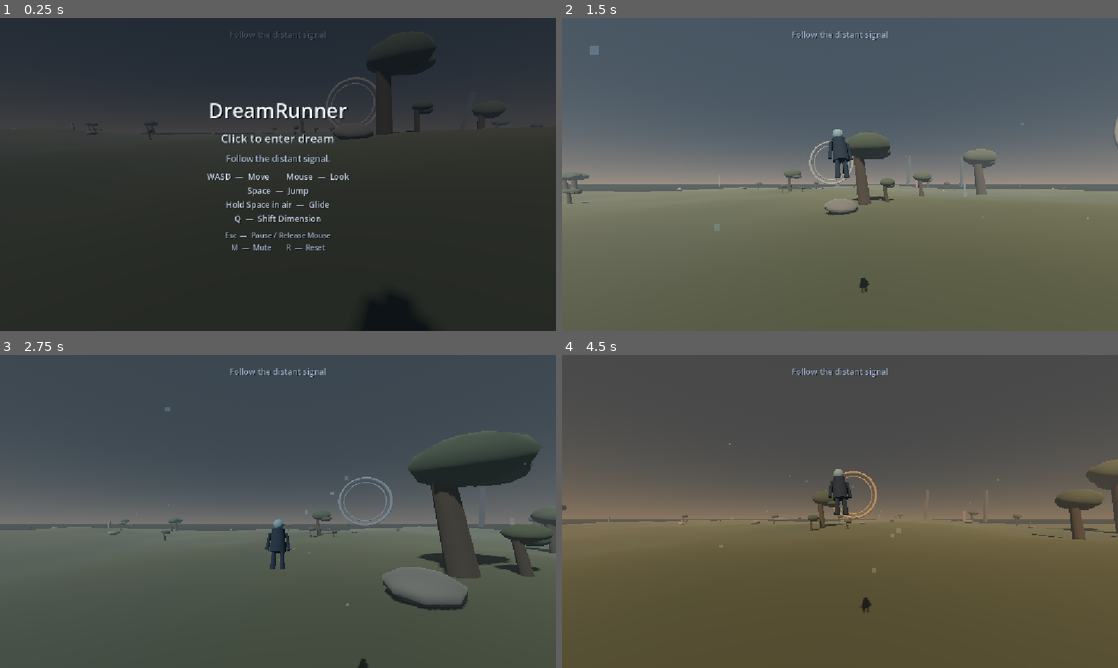
Above: before the commit, frames 1-4 (two rows, left to right).
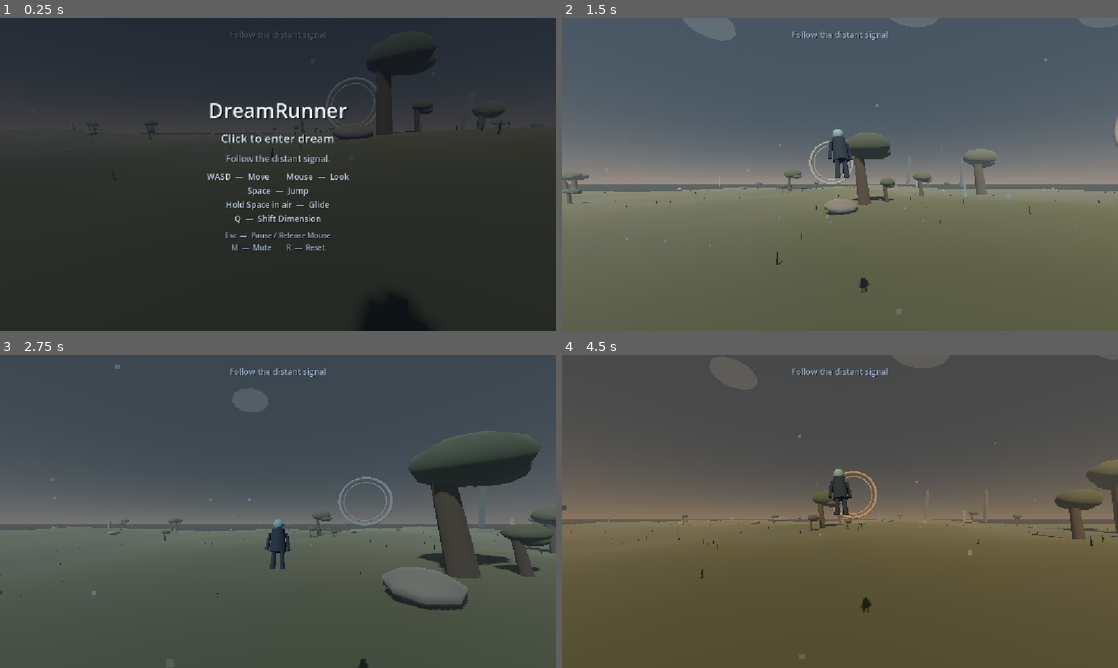
Above: after the commit, the same moments.

Repository: nimanimanima-rgb/DreamRunner
Game: Godot game, scene res://scenes/Game.tscn
The game is run twice, just before and just after one commit, with the same random seed, the same clock (stepped at 60 frames per second) and the same inputs.
Inputs (mouse positions are in pixels of both pictures, inside the frame that each line leads up to):
- Up to frame 1 (0.25 s): no input
- Up to frame 2 (1.5 s): tap Enter at 0.5 s; move the mouse to (812, 237) at 0.52 s; hold Q (shift_dimension) 0.53-1.28 s; hold W (move_forward) from 0.53 s (still down); click (812, 237) at 0.67 s; tap Space (jump) at 0.77 s; move the mouse to (878, 177) at 1.27 s; tap M at 1.35 s
- Up to frame 3 (2.75 s): keep holding W (move_forward); tap Space (jump) at 1.52 s; move the mouse to (233, 508) at 2.02 s; hold Q (shift_dimension) from 2.03 s (still down)
- Up to frame 4 (4.5 s): move the mouse to (845, 511) at 2.77 s; release W (move_forward) at 2.78 s; release Q (shift_dimension) at 2.78 s; hold A (move_left) 2.78-3.53 s; tap M at 2.85, 4.35 s; click (845, 511) at 2.92 s; tap Space (jump) at 3.02, 3.77 s; move the mouse to (817, 505) at 3.52 s; hold Q (shift_dimension) 3.53-4.28 s; hold W (move_forward) from 3.53 s (still down); move the mouse to (867, 511) at 4.27 s

The runs differ from the first frame. In frame 1, less than 0.1% of the frame differs, in the area x 6-92%, y 32-52%; in frame 2, 0.9%, in the area x 5-100%, y 0-95%; in frame 3, 0.2%; in frame 4, 0.2%.

Commit message:
Add atmospheric asset pack

Diff:
--- /dev/null
+++ b/scenes/props/LampPost.tscn
@@ -0,0 +1,75 @@
+[gd_scene load_steps=9 format=3]
+
+[ext_resource type="Script" path="res://scripts/lamp_post.gd" id="1_lamp"]
+
+[sub_resource type="StandardMaterial3D" id="MetalMaterial"]
+albedo_color = Color(0.19, 0.2, 0.19, 1)
+roughness = 0.92
+
+[sub_resource type="StandardMaterial3D" id="BulbMaterial"]
+shading_mode = 0
+albedo_color = Color(1, 0.56, 0.18, 1)
+emission_enabled = true
+emission = Color(1, 0.56, 0.18, 1)
+emission_energy_multiplier = 0.55
+
+[sub_resource type="StandardMaterial3D" id="PoolMaterial"]
+transparency = 1
+shading_mode = 0
+albedo_color = Color(1, 0.56, 0.18, 0.055)
+emission_enabled = true
+emission = Color(1, 0.56, 0.18, 1)
+emission_energy_multiplier = 0.1
+
+[sub_resource type="CylinderMesh" id="PoleMesh"]
+top_radius = 0.12
+bottom_radius = 0.18
+height = 7.0
+radial_segments = 6
+
+[sub_resource type="BoxMesh" id="ArmMesh"]
+size = Vector3(1.8, 0.16, 0.16)
+
+[sub_resource type="BoxMesh" id="HoodMesh"]
+size = Vector3(0.65, 0.16, 0.55)
+
+[sub_resource type="SphereMesh" id="BulbMesh"]
+radius = 0.22
+height = 0.32
+radial_segments = 8
+rings = 4
+
+[sub_resource type="CylinderMesh" id="PoolMesh"]
+top_radius = 3.8
+bottom_radius = 3.8
+height = 0.035
+radial_segments = 20
+
+[node name="LampPost" type="Node3D"]
+script = ExtResource("1_lamp")
+
+[node name="Pole" type="MeshInstance3D" parent="."]
+position = Vector3(0, 3.5, 0)
+mesh = SubResource("PoleMesh")
+material_override = SubResource("MetalMaterial")
+
+[node name="Arm" type="MeshInstance3D" parent="."]
+position = Vector3(0.78, 6.72, 0)
+rotation = Vector3(0, 0, -0.08)
+mesh = SubResource("ArmMesh")
+material_override = SubResource("MetalMaterial")
+
+[node name="LampHood" type="MeshInstance3D" parent="."]
+position = Vector3(1.6, 6.56, 0)
+mesh = SubResource("HoodMesh")
+material_override = SubResource("MetalMaterial")
+
+[node name="LampBulb" type="MeshInstance3D" parent="."]
+position = Vector3(1.6, 6.38, 0)
+mesh = SubResource("BulbMesh")
+material_override = SubResource("BulbMaterial")
+
+[node name="LightPool" type="MeshInstance3D" parent="."]
+position = Vector3(1.6, 0.06, 0)
+mesh = SubResource("PoolMesh")
+material_override = SubResource("PoolMaterial")
--- a/scripts/dream_atmosphere.gd
+++ b/scripts/dream_atmosphere.gd
@@ -23,11 +23,17 @@
 @export var player_path: NodePath
 @export var world_environment_path: NodePath
 @export var directional_light_path: NodePath
-@export_range(8, 128, 1) var particle_count: int = 48
-@export_range(8.0, 80.0, 1.0) var spawn_radius: float = 34.0
+@export_range(8, 128, 1) var particle_count: int = 64
+@export_range(8.0, 80.0, 1.0) var spawn_radius: float = 42.0
 @export_range(0.05, 2.0, 0.05) var drift_speed: float = 0.35
 @export_range(2.0, 30.0, 1.0) var vertical_range: float = 14.0
 @export_range(1.0, 30.0, 0.5) var dimension_transition_seconds: float = 6.0
+@export_group("Cloud Bands")
+@export_range(4, 16, 1) var cloud_count: int = 10
+@export_range(120.0, 420.0, 10.0) var cloud_radius: float = 270.0
+@export_range(60.0, 180.0, 5.0) var cloud_height_min: float = 95.0
+@export_range(80.0, 240.0, 5.0) var cloud_height_max: float = 145.0
+@export_range(0.1, 3.0, 0.1) var cloud_drift_speed: float = 0.65
 
 @onready var player: CharacterBody3D = get_node(player_path)
 @onready var world_environment_node: WorldEnvironment = get_node(world_environment_path)
@@ -37,12 +43,18 @@
 var mote_positions: Array[Vector3] = []
 var mote_directions: Array[Vector3] = []
 var mote_phases: PackedFloat32Array = []
+var mote_sizes: PackedFloat32Array = []
+var cloud_positions: Array[Vector3] = []
+var cloud_directions: Array[Vector3] = []
 var previous_player_position := Vector3.ZERO
 var dimension_layers: Array[DimensionLayer] = []
 var current_dimension_index: int = 0
 var world_environment: Environment
 var sky_material: ProceduralSkyMaterial
 var mote_material: StandardMaterial3D
+var cloud_layer: MultiMeshInstance3D
+var cloud_material: StandardMaterial3D
+var cloud_profiles: Dictionary = {}
 
 
 func _ready() -> void:
@@ -51,6 +63,7 @@
 	sky_material = world_environment.sky.sky_material as ProceduralSkyMaterial
 	create_dimension_layers()
 	create_mote_multimesh()
+	create_cloud_multimesh()
 	apply_dimension_immediately(dimension_layers[current_dimension_index])
 	previous_player_position = player.global_position
 	global_position = previous_player_position
@@ -59,7 +72,12 @@
 		mote_positions.append(random_mote_position())
 		mote_directions.append(random_drift_direction())
 		mote_phases.append(random.randf_range(0.0, TAU))
+		mote_sizes.append(random.randf_range(0.68, 1.45))
 		update_mote_transform(index)
+	for index in range(cloud_count):
+		cloud_positions.append(random_cloud_position(index))
+		cloud_directions.append(Vector3(1.0, 0.0, 0.22).normalized())
+		update_cloud_transform(index)
 
 
 func _process(delta: float) -> void:
@@ -83,6 +101,14 @@
 
 		mote_positions[index] = mote_position
 		update_mote_transform(index)
+
+	for index in range(cloud_count):
+		var cloud_position := cloud_positions[index]
+		cloud_position += cloud_directions[index] * cloud_drift_speed * delta
+		if Vector2(cloud_position.x, cloud_position.z).length() > cloud_radius * 1.15:
+			cloud_position = random_cloud_position(index, true)
+		cloud_positions[index] = cloud_position
+		update_cloud_transform(index)
 
 
 func create_mote_multimesh() -> void:
@@ -119,6 +145,45 @@
 		mote_multimesh.set_instance_color(index, tint)
 
 
+func create_cloud_multimesh() -> void:
+	cloud_material = StandardMaterial3D.new()
+	cloud_material.transparency = BaseMaterial3D.TRANSPARENCY_ALPHA
+	cloud_material.shading_mode = BaseMaterial3D.SHADING_MODE_UNSHADED
+	cloud_material.cull_mode = BaseMaterial3D.CULL_DISABLED
+	cloud_material.albedo_color = Color(0.68, 0.7, 0.68, 0.16)
+
+	var cloud_mesh := SphereMesh.new()
+	cloud_mesh.radius = 18.0
+	cloud_mesh.height = 7.0
+	cloud_mesh.radial_segments = 12
+	cloud_mesh.rings = 4
+	cloud_mesh.material = cloud_material
+
+	var cloud_multimesh := MultiMesh.new()
+	cloud_multimesh.transform_format = MultiMesh.TRANSFORM_3D
+	cloud_multimesh.use_colors = true
+	cloud_multimesh.mesh = cloud_mesh
+	cloud_multimesh.instance_count = cloud_count
+	cloud_layer = MultiMeshInstance3D.new()
+	cloud_layer.name = "HighlandCloudBands"
+	cloud_layer.multimesh = cloud_multimesh
+	cloud_layer.custom_aabb = AABB(
+		Vector3(-cloud_radius * 1.4, cloud_height_min - 30.0, -cloud_radius * 1.4),
+		Vector3(cloud_radius * 2.8, cloud_height_max - cloud_height_min + 60.0, cloud_radius * 2.8)
+	)
+	add_child(cloud_layer)
+	cloud_profiles = {
+		&"pale_dawn": Color(0.68, 0.7, 0.68, 0.16),
+		&"cold_overcast": Color(0.42, 0.46, 0.48, 0.22),
+		&"golden_dissolve": Color(0.72, 0.62, 0.48, 0.14),
+		&"blue_liminal_night": Color(0.16, 0.2, 0.3, 0.17),
+		&"dust_haze_afternoon": Color(0.62, 0.57, 0.5, 0.2),
+	}
+	for index in range(cloud_count):
+		var shade: float = random.randf_range(0.82, 1.0)
+		cloud_multimesh.set_instance_color(index, Color(shade, shade, shade, 1.0))
+
+
 func random_mote_position() -> Vector3:
 	var angle := random.randf_range(0.0, TAU)
 	var distance := sqrt(random.randf()) * spawn_radius
@@ -134,6 +199,19 @@
 	return Vector3(cos(angle), random.randf_range(-0.12, 0.18), sin(angle)).normalized()
 
 
+func random_cloud_position(index: int, enter_from_upwind: bool = false) -> Vector3:
+	var angle: float = random.randf_range(-PI, PI)
+	var distance: float = random.randf_range(cloud_radius * 0.38, cloud_radius)
+	var x_position: float = cos(angle) * distance
+	if enter_from_upwind:
+		x_position = -cloud_radius
+	return Vector3(
+		x_position,
+		random.randf_range(cloud_height_min, cloud_height_max),
+		sin(angle) * distance + float(index % 3) * 18.0
+	)
+
+
 func should_recycle(mote_position: Vector3) -> bool:
 	return (
 		Vector2(mote_position.x, mote_position.z).length_squared() > spawn_radius * spawn_radius
@@ -146,7 +224,24 @@
 	var pulse := 0.75 + sin(mote_phases[index] * 1.7) * 0.2
 	multimesh.set_instance_transform(
 		index,
-		Transform3D(Basis.IDENTITY.scaled(Vector3.ONE * pulse), mote_positions[index])
+		Transform3D(
+			Basis.IDENTITY.scaled(Vector3.ONE * pulse * mote_sizes[index]),
+			mote_positions[index]
+		)
+	)
+
+
+func update_cloud_transform(index: int) -> void:
+	var horizontal_scale: float = 1.0 + float(index % 4) * 0.24
+	var depth_scale: float = 0.72 + float(index % 3) * 0.17
+	cloud_layer.multimesh.set_instance_transform(
+		index,
+		Transform3D(
+			Basis(Vector3.UP, float(index) * 1.37).scaled(
+				Vector3(horizontal_scale, 1.0, depth_scale)
+			),
+			cloud_positions[index]
+		)
 	)
 
 
@@ -264,6 +359,7 @@
 	mote_material.albedo_color = layer.mote_color
 	mote_material.emission = layer.mote_color
 	mote_material.emission_energy_multiplier = layer.mote_energy
+	cloud_material.albedo_color = cloud_profiles.get(layer.id, cloud_profiles[&"pale_dawn"])
 
 
 func update_dimension_transition(delta: float) -> void:
@@ -302,6 +398,10 @@
 	mote_material.emission_energy_multiplier = lerpf(
 		mote_material.emission_energy_multiplier, target.mote_energy, weight
 	)
+	var target_cloud_color: Color = cloud_profiles.get(
+		target.id, cloud_profiles[&"pale_dawn"]
+	)
+	cloud_material.albedo_color = cloud_material.albedo_color.lerp(target_cloud_color, weight)
 
 
 func get_current_dimension_id() -> StringName:
--- /dev/null
+++ b/scripts/lamp_post.gd
@@ -0,0 +1,47 @@
+extends Node3D
+
+@onready var bulb: MeshInstance3D = $LampBulb
+@onready var light_pool: MeshInstance3D = $LightPool
+
+var bulb_material: StandardMaterial3D
+var pool_material: StandardMaterial3D
+
+
+func _ready() -> void:
+	# Each rare lamp owns only two tiny material instances so dimensions can
+	# change its presence without dynamic lights or shared-resource side effects.
+	bulb_material = (bulb.material_override as StandardMaterial3D).duplicate()
+	pool_material = (light_pool.material_override as StandardMaterial3D).duplicate()
+	bulb.material_override = bulb_material
+	light_pool.material_override = pool_material
+	apply_dimension_profile(get_meta("dimension_id", &"pale_dawn"))
+
+
+func apply_dimension_profile(dimension_id: StringName) -> void:
+	var warm_color := Color(1.0, 0.56, 0.18)
+	var bulb_energy: float = 0.55
+	var pool_alpha: float = 0.055
+	match dimension_id:
+		&"cold_overcast":
+			warm_color = Color(0.64, 0.57, 0.45)
+			bulb_energy = 0.16
+			pool_alpha = 0.018
+		&"golden_dissolve":
+			warm_color = Color(1.0, 0.58, 0.2)
+			bulb_energy = 1.35
+			pool_alpha = 0.1
+		&"blue_liminal_night":
+			warm_color = Color(1.0, 0.52, 0.16)
+			bulb_energy = 1.65
+			pool_alpha = 0.115
+		&"dust_haze_afternoon":
+			warm_color = Color(0.93, 0.52, 0.2)
+			bulb_energy = 0.9
+			pool_alpha = 0.07
+
+	bulb_material.albedo_color = warm_color
+	bulb_material.emission = warm_color
+	bulb_material.emission_energy_multiplier = bulb_energy
+	pool_material.albedo_color = Color(warm_color, pool_alpha)
+	pool_material.emission = warm_color
+	pool_material.emission_energy_multiplier = bulb_energy * 0.18
--- a/scripts/terrain_chunk_manager.gd
+++ b/scripts/terrain_chunk_manager.gd
@@ -1,4 +1,6 @@
 extends Node3D
+
+const LAMP_POST_SCENE: PackedScene = preload("res://scenes/props/LampPost.tscn")
 
 @export_group("Chunk Streaming")
 @export var player_path: NodePath
@@ -26,6 +28,16 @@
 @export var prop_border_margin: float = 14.0
 @export var minimum_prop_spacing: float = 12.0
 @export var spawn_clear_radius: float = 55.0
+
+@export_group("Highland Grass")
+@export_range(0, 96, 4) var grass_clumps_per_chunk: int = 48
+@export_range(0.8, 3.0, 0.1) var grass_height: float = 1.45
+@export_range(0.8, 1.0, 0.01) var grass_minimum_normal_y: float = 0.94
+
+@export_group("Roadside Lamp Posts")
+@export_range(0.0, 0.6, 0.02) var lamp_post_chunk_chance: float = 0.28
+@export_range(20.0, 80.0, 2.0) var lamp_post_spacing: float = 42.0
+@export_range(0.8, 1.0, 0.01) var lamp_post_minimum_normal_y: float = 0.95
 
 @export_group("Passive Story Traces")
 @export var atmosphere_path: NodePath
@@ -118,6 +130,8 @@
 var trace_box_mesh: BoxMesh
 var trace_pole_mesh: CylinderMesh
 var trace_light_mesh: SphereMesh
+var grass_clump_mesh: ArrayMesh
+var grass_material: StandardMaterial3D
 var trunk_shape: CylinderShape3D
 var rock_shape: BoxShape3D
 var landmark_shape: BoxShape3D
@@ -132,6 +146,7 @@
 var animated_foliage: Array[Dictionary] = []
 var animated_landmarks: Array[Dictionary] = []
 var story_traces: Array[Node3D] = []
+var lamp_posts: Array[Node3D] = []
 var dimension_landmarks: Array[Dictionary] = []
 var current_dimension_id: StringName = &"pale_dawn"
 var animation_time: float = 0.0
@@ -289,6 +304,11 @@
 	trace_light_mesh.radial_segments = 8
 	trace_light_mesh.rings = 4
 
+	grass_material = create_grass_material(Color.WHITE)
+	grass_material.vertex_color_use_as_albedo = true
+	grass_material.cull_mode = BaseMaterial3D.CULL_DISABLED
+	grass_clump_mesh = create_grass_clump_mesh()
+
 	trunk_shape = CylinderShape3D.new()
 	trunk_shape.radius = 0.4
 	trunk_shape.height = 3.2
@@ -335,6 +355,94 @@
 	material.emission = emission
 	material.emission_energy_multiplier = emission_energy
 	return material
+
+
+func create_grass_clump_mesh() -> ArrayMesh:
+	# Two crossed, wind-leaning blades form one readable clump. MultiMesh turns
+	# hundreds of these into one draw per terrain chunk.
+	var vertices := PackedVector3Array([
+		Vector3(-0.14, 0.0, 0.0), Vector3(0.14, 0.0, 0.0),
+		Vector3(0.08, 1.0, 0.03), Vector3(-0.02, 1.0, 0.03),
+		Vector3(0.0, 0.0, -0.14), Vector3(0.0, 0.0, 0.14),
+		Vector3(0.03, 1.0, 0.08), Vector3(0.03, 1.0, -0.02),
+	])
+	var normals := PackedVector3Array()
+	var colors := PackedColorArray()
+	for vertex_index in range(vertices.size()):
+		normals.append(Vector3.FORWARD if vertex_index < 4 else Vector3.RIGHT)
+		colors.append(Color.WHITE)
+	var indices := PackedInt32Array([
+		0, 2, 1, 0, 3, 2,
+		4, 6, 5, 4, 7, 6,
+	])
+	var arrays := []
+	arrays.resize(Mesh.ARRAY_MAX)
+	arrays[Mesh.ARRAY_VERTEX] = vertices
+	arrays[Mesh.ARRAY_NORMAL] = normals
+	arrays[Mesh.ARRAY_COLOR] = colors
+	arrays[Mesh.ARRAY_INDEX] = indices
+	var mesh := ArrayMesh.new()
+	mesh.add_surface_from_arrays(Mesh.PRIMITIVE_TRIANGLES, arrays)
+	mesh.surface_set_material(0, grass_material)
+	return mesh
+
+
+func create_chunk_grass(chunk: StaticBody3D, coordinate: Vector2i) -> void:
+	if grass_clumps_per_chunk <= 0:
+		return
+	var grass_random := RandomNumberGenerator.new()
+	grass_random.seed = get_chunk_prop_seed(coordinate) ^ 0x47A55
+	var grass_multimesh := MultiMesh.new()
+	grass_multimesh.transform_format = MultiMesh.TRANSFORM_3D
+	grass_multimesh.use_colors = true
+	grass_multimesh.mesh = grass_clump_mesh
+	grass_multimesh.instance_count = grass_clumps_per_chunk
+	var half_size: float = chunk_size * 0.5 - 5.0
+	var placed_count: int = 0
+	for _attempt in range(grass_clumps_per_chunk * 3):
+		if placed_count >= grass_clumps_per_chunk:
+			break
+		var local_x: float = grass_random.randf_range(-half_size, half_size)
+		var local_z: float = grass_random.randf_range(-half_size, half_size)
+		var world_x: float = coordinate.x * chunk_size + local_x
+		var world_z: float = coordinate.y * chunk_size + local_z
+		var surface_normal := sample_surface_normal(world_x, world_z)
+		if surface_normal.y < grass_minimum_normal_y:
+			continue
+		var local_y: float = sample_height(world_x, world_z) + 0.03
+		var height_scale: float = grass_height * grass_random.randf_range(0.72, 1.28)
+		var width_scale: float = grass_random.randf_range(0.78, 1.25)
+		var basis := Basis(Vector3.UP, grass_random.randf_range(-PI, PI)).scaled(
+			Vector3(width_scale, height_scale, width_scale)
+		)
+		grass_multimesh.set_instance_transform(
+			placed_count,
+			Transform3D(basis, Vector3(local_x, local_y, local_z))
+		)
+		var color_variation: float = grass_random.randf_range(0.0, 1.0)
+		grass_multimesh.set_instance_color(
+			placed_count,
+			Color(0.27, 0.32, 0.22).lerp(Color(0.39, 0.38, 0.25), color_variation)
+		)
+		placed_count += 1
+	grass_multimesh.visible_instance_count = placed_count
+	var grass_instance := MultiMeshInstance3D.new()
+	grass_instance.name = "HighlandGrass"
+	grass_instance.multimesh = grass_multimesh
+	grass_instance.custom_aabb = AABB(
+		Vector3(-chunk_size * 0.5, -20.0, -chunk_size * 0.5),
+		Vector3(chunk_size, 60.0, chunk_size)
+	)
+	chunk.add_child(grass_instance)
+
+
+func sample_surface_normal(world_x: float, world_z: float) -> Vector3:
+	var offset: float = 2.0
+	return Vector3(
+		sample_height(world_x - offset, world_z) - sample_height(world_x + offset, world_z),
+		offset * 2.0,
+		sample_height(world_x, world_z - offset) - sample_height(world_x, world_z + offset)
+	).normalized()
 
 
 func create_landmark_dimension_materials() -> void:
@@ -473,6 +581,7 @@
 	collision.name = "Collision"
 	collision.shape = terrain_mesh.create_trimesh_shape()
 	chunk.add_child(collision)
+	create_chunk_grass(chunk, coordinate)
 
 	var generated_counts: Vector2i = create_chunk_props(chunk, coordinate)
 	var prop_count: int = generated_counts.x
@@ -561,6 +670,19 @@
 		):
 			create_story_trace(chunk, trace_position, random)
 			placed_positions.append(Vector2(trace_position.x, trace_position.z))
+			prop_count += 1
+
+	if random.randf() < lamp_post_chunk_chance:
+		var lamp_position := get_random_prop_position(random, coordinate, placed_positions)
+		var lamp_world_x: float = coordinate.x * chunk_size + lamp_position.x
+		var lamp_world_z: float = coordinate.y * chunk_size + lamp_position.z
+		if (
+			is_spawn_area_clear(coordinate, lamp_position)
+			and is_prop_spacing_clear(lamp_position, placed_positions, lamp_post_spacing)
+			and sample_surface_normal(lamp_world_x, lamp_world_z).y >= lamp_post_minimum_normal_y
+		):
+			create_lamp_post(chunk, lamp_position, random)
+			placed_positions.append(Vector2(lamp_position.x, lamp_position.z))
 			prop_count += 1
 
 	if is_giant_landmark_chunk(coordinate):
@@ -610,6 +732,20 @@
 	chunk.add_child(trace)
 	story_traces.append(trace)
 	update_story_trace_visibility(trace)
+
+
+func create_lamp_post(
+	chunk: StaticBody3D,
+	base_position: Vector3,
+	random: RandomNumberGenerator
+) -> void:
+	var lamp := LAMP_POST_SCENE.instantiate() as Node3D
+	lamp.name = "RoadsideLamp"
+	lamp.position = base_position
+	lamp.rotation.y = random.randf_range(-PI, PI)
+	lamp.set_meta("dimension_id", current_dimension_id)
+	chunk.add_child(lamp)
+	lamp_posts.append(lamp)
 
 
 func build_roadside_shelter(trace: Node3D) -> void:
@@ -694,6 +830,10 @@
 	for trace in story_traces:
 		if is_instance_valid(trace):
 			update_story_trace_visibility(trace)
+	for lamp in lamp_posts:
+		if is_instance_valid(lamp):
+			lamp.set_meta("dimension_id", dimension_id)
+			lamp.call("apply_dimension_profile", dimension_id)
 	update_dimension_landmarks()
 
 
@@ -1659,6 +1799,7 @@
 	var chunk: StaticBody3D = active_chunks[coordinate]
 	remove_chunk_animation_entries(chunk)
 	remove_chunk_story_traces(chunk)
+	remove_chunk_lamp_posts(chunk)
 	remove_dimension_landmarks_under(chunk)
 	active_prop_count -= chunk_prop_counts.get(coordinate, 0)
 	active_giant_landmark_count -= chunk_giant_counts.get(coordinate, 0)
@@ -1673,6 +1814,13 @@
 		var trace := story_traces[index]
 		if not is_instance_valid(trace) or chunk.is_ancestor_of(trace):
 			story_traces.remove_at(index)
+
+
+func remove_chunk_lamp_posts(chunk: StaticBody3D) -> void:
+	for index in range(lamp_posts.size() - 1, -1, -1):
+		var lamp := lamp_posts[index]
+		if not is_instance_valid(lamp) or chunk.is_ancestor_of(lamp):
+			lamp_posts.remove_at(index)
 
 
 func remove_chunk_animation_entries(chunk: StaticBody3D) -> void:
Not shown, added: scripts/lamp_post.gd.uid
Not shown, changed: CURRENT_STATE.md
